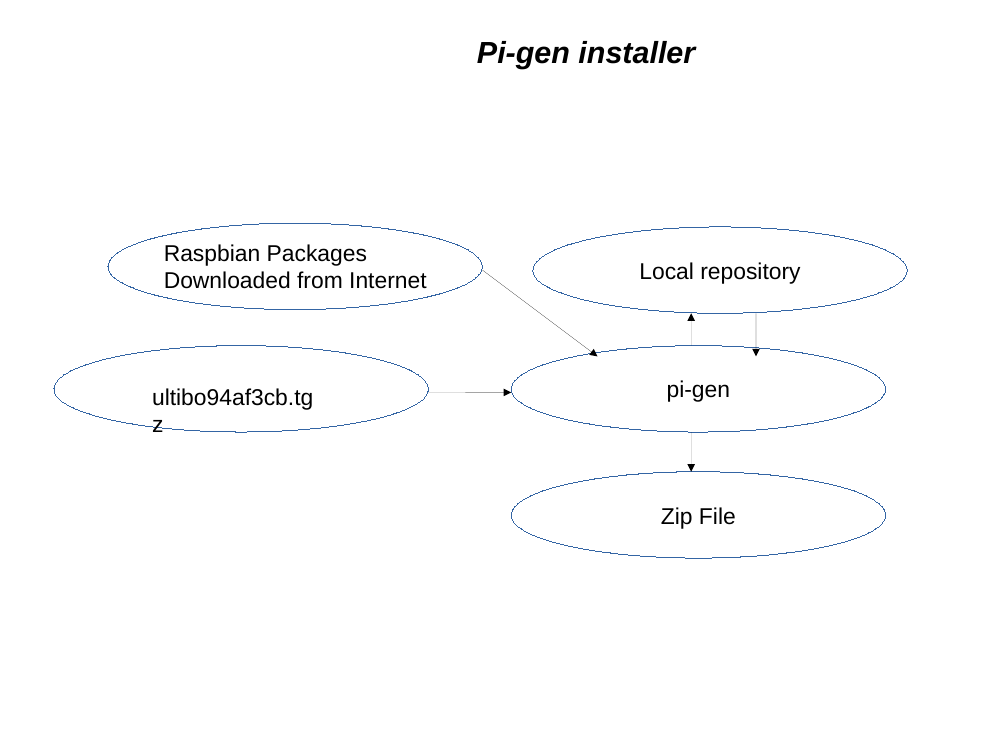
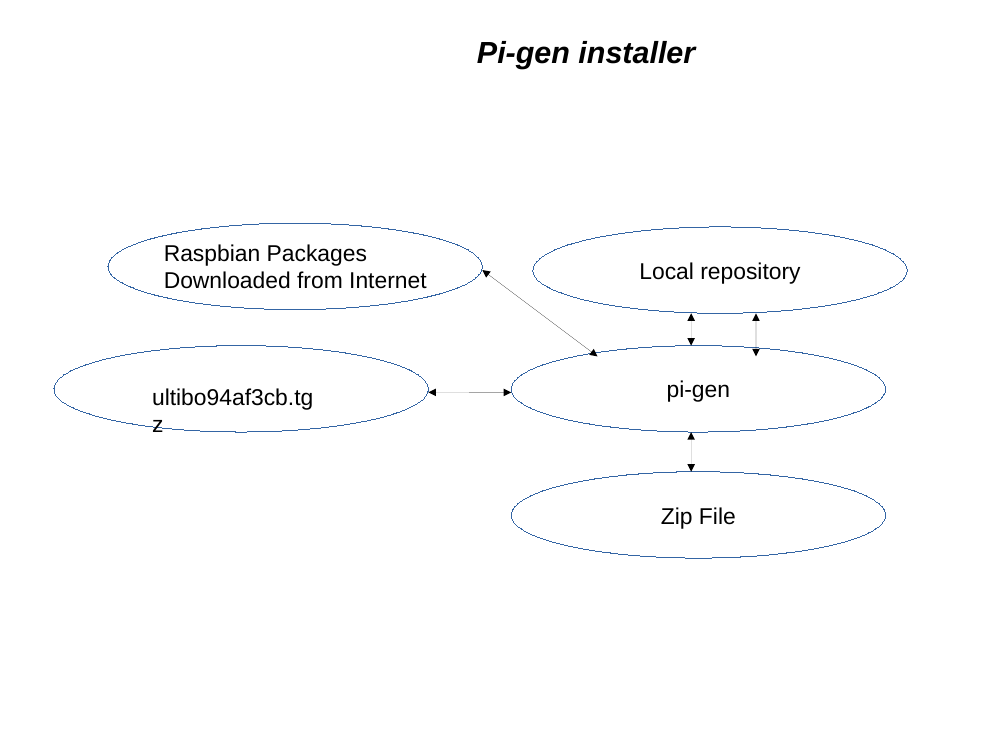
Before and after one commit to develone/raspbian-pi-gen, a slide deck: slide 7 of design.odp. Drawn at 1008x756 pixels with LibreOffice and Linux fonts; fonts in the diff are those of the drawing. Boxes give left, top, right and bottom in pixels: in the first picture for what was removed or moved away, otherwise in the second. Text is boxed around its words. In the diff, an @@ line names an element or a change of style, - is before the commit and + after.

```diff
--- a/design.odp
+++ b/design.odp
@@ arrow (483, 270) - (598, 357): arrow to double arrow @@
@@ arrow (692, 346) - (692, 314): arrow to double arrow @@
@@ arrow (756, 314) - (756, 357): arrow to double arrow @@
@@ arrow (429, 392) - (511, 392): arrow to double arrow @@
@@ arrow (692, 433) - (692, 472): arrow to double arrow @@
```
Also in this commit, not shown: 3 other slides changed, 1 slide added.
